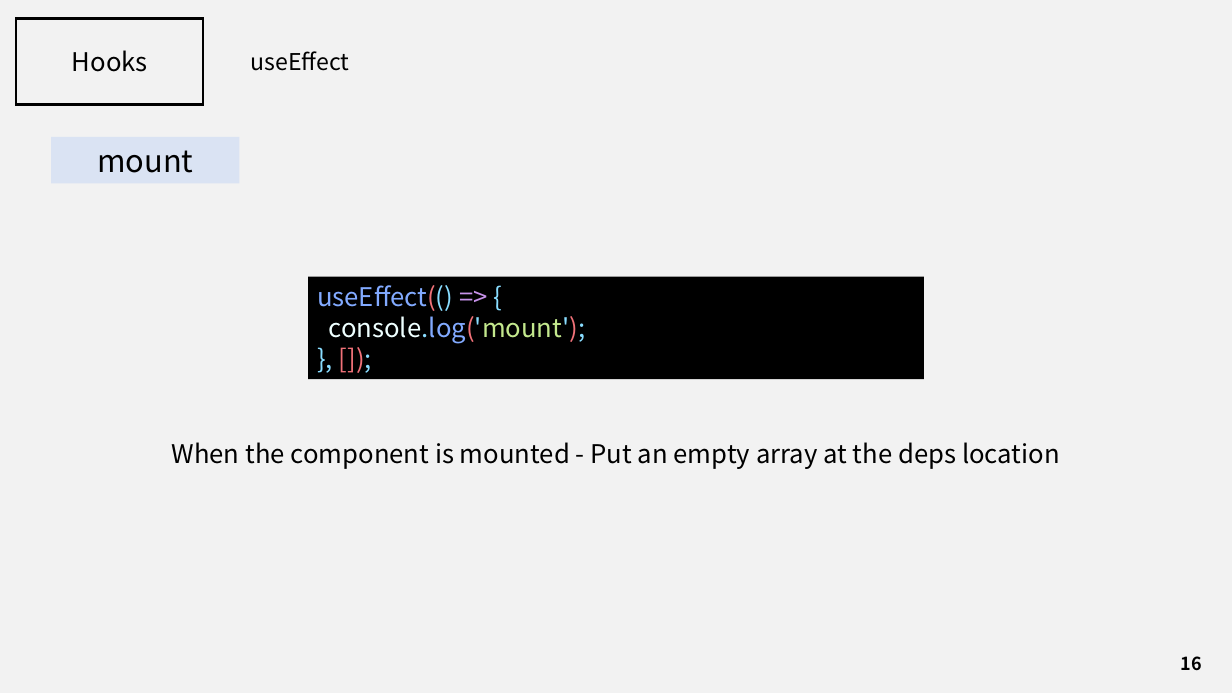
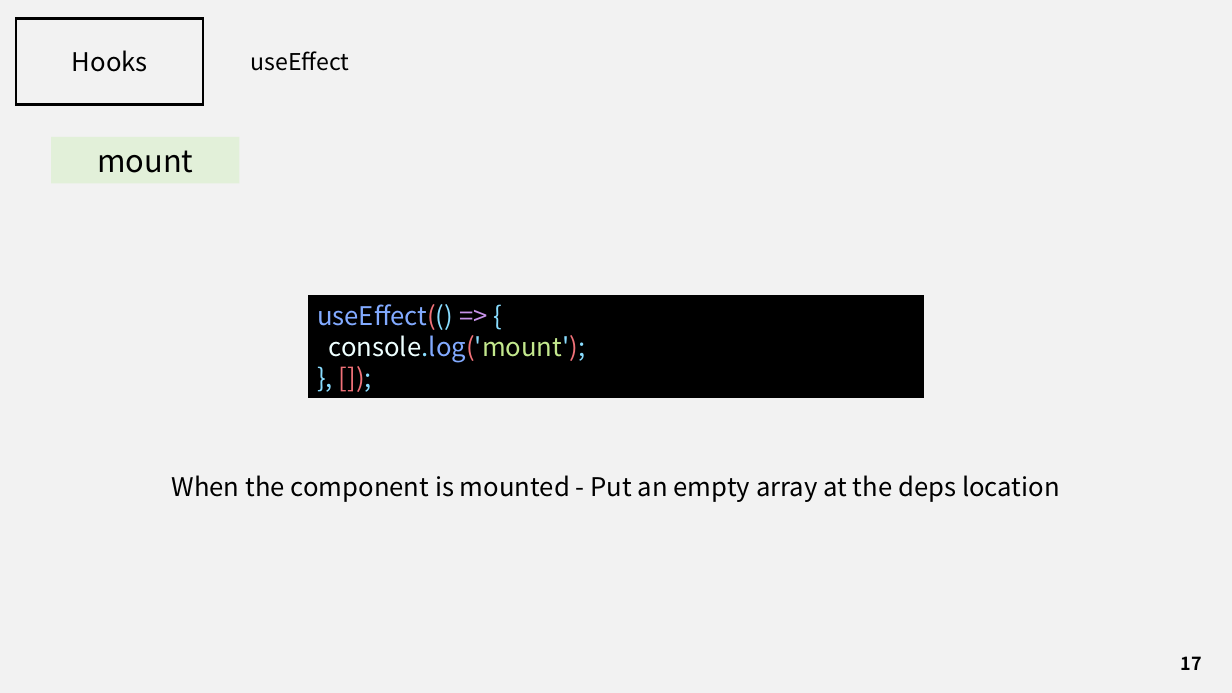
Before and after one commit to J3SUNG/Seminar, a slide deck: slide 17 of 210229_React_Hooks.pptx (slide 16 before the commit). Drawn at 1232x693 pixels with LibreOffice and Linux fonts; fonts in the diff are those of the drawing. Boxes give left, top, right and bottom in pixels: in the first picture for what was removed or moved away, otherwise in the second. Text is boxed around its words. In the diff, an @@ line names an element or a change of style, - is before the commit and + after.

```diff
--- a/210229_React_Hooks.pptx
+++ b/210229_React_Hooks.pptx
@@ rectangle "mount" at (x1=51, y1=137, x2=239, y2=183): fill #DAE3F3 to #E2F0D9 @@
@@ rectangle "useEffect(() => {" moved from (x1=308, y1=276, x2=924, y2=379) to (x1=308, y1=295, x2=924, y2=397) @@
@@ text "When the component is mounted ..." moved from (x1=172, y1=442, x2=1060, y2=469) to (x1=172, y1=475, x2=1060, y2=502) @@
@@ page number at (x1=1181, y1=656, x2=1202, y2=670): text changed @@
-16
+17
```
Also in this commit, not shown: 20 other slides changed, 1 slide added, 1 other file.
